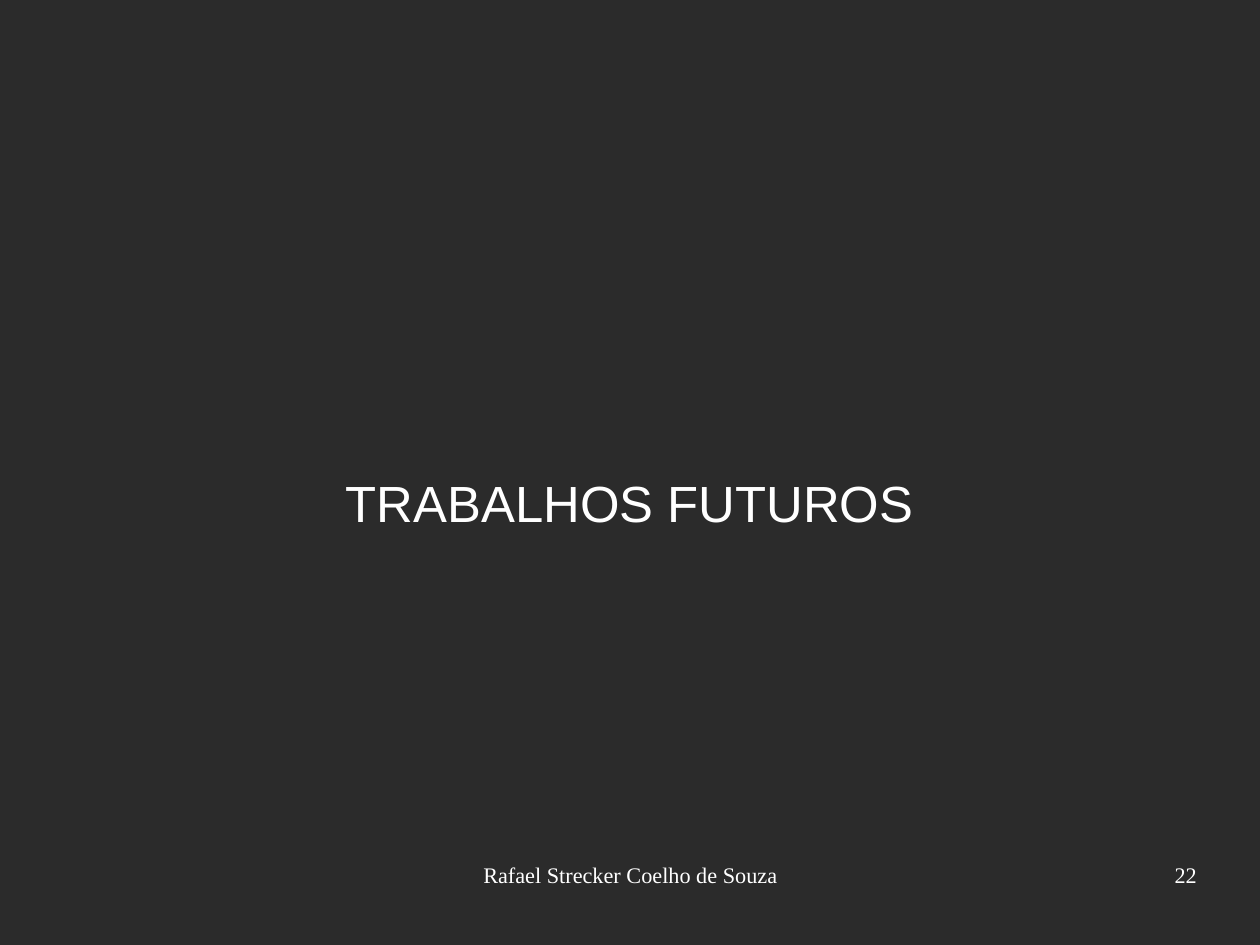
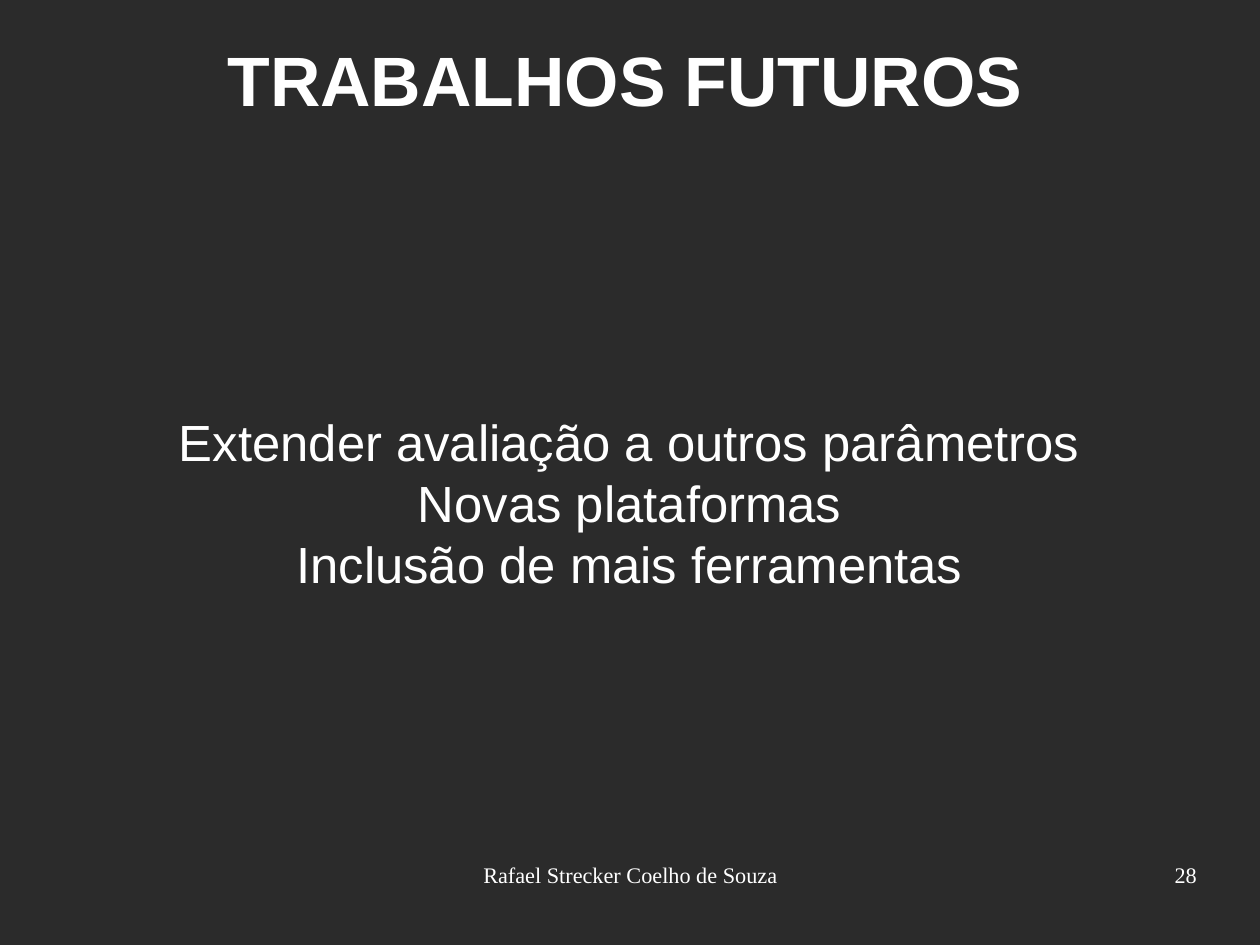
Before and after one commit to rafaelsouza/tcc, a slide deck: slide 28 of apresentacao/draft_apresentacao.odp (slide 22 before the commit). Drawn at 1260x945 pixels with LibreOffice and Linux fonts; fonts in the diff are those of the drawing; background and template pictures are left out; a plain dark background stands for a picture behind light text. Boxes give left, top, right and bottom in pixels: in the first picture for what was removed or moved away, otherwise in the second. Text is boxed around its words. In the diff, an @@ line names an element or a change of style, - is before the commit and + after.

```diff
--- a/apresentacao/draft_apresentacao.odp
+++ b/apresentacao/draft_apresentacao.odp
@@ title "TRABALHOS FUTUROS": place and size @@
-title "TRABALHOS FUTUROS" at <box>346,486,913,523</box>
+title "TRABALHOS FUTUROS" at <box>227,57,1022,107</box>
@@ title "TRABALHOS FUTUROS" at <box>227,57,1022,107</box>: size 32 to 44 pt, bold on @@
@@ subtitle added at <box>179,424,1079,584</box>, 32 pt, text #FFFFFF @@
+Extender avaliação a outros parâmetros
+Novas plataformas
+Inclusão de mais ferramentas
@@ page number at <box>1175,868,1197,883</box>: text changed @@
-22
+28
```
Also in this commit, not shown: 10 other slides changed, 6 slides added, 9 other files.
